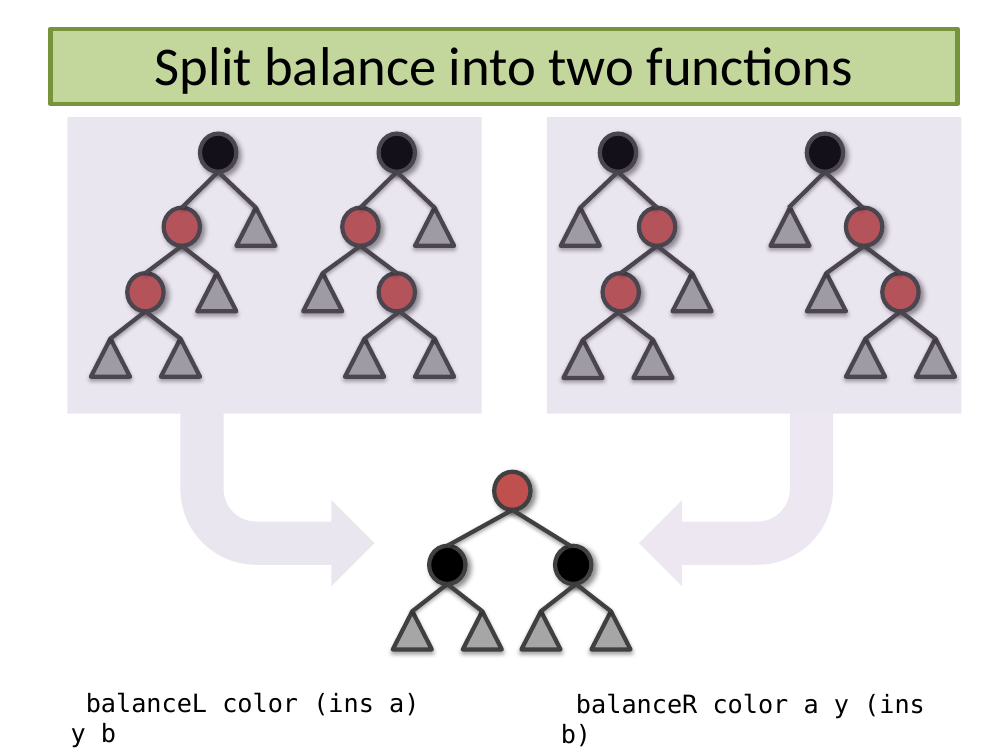
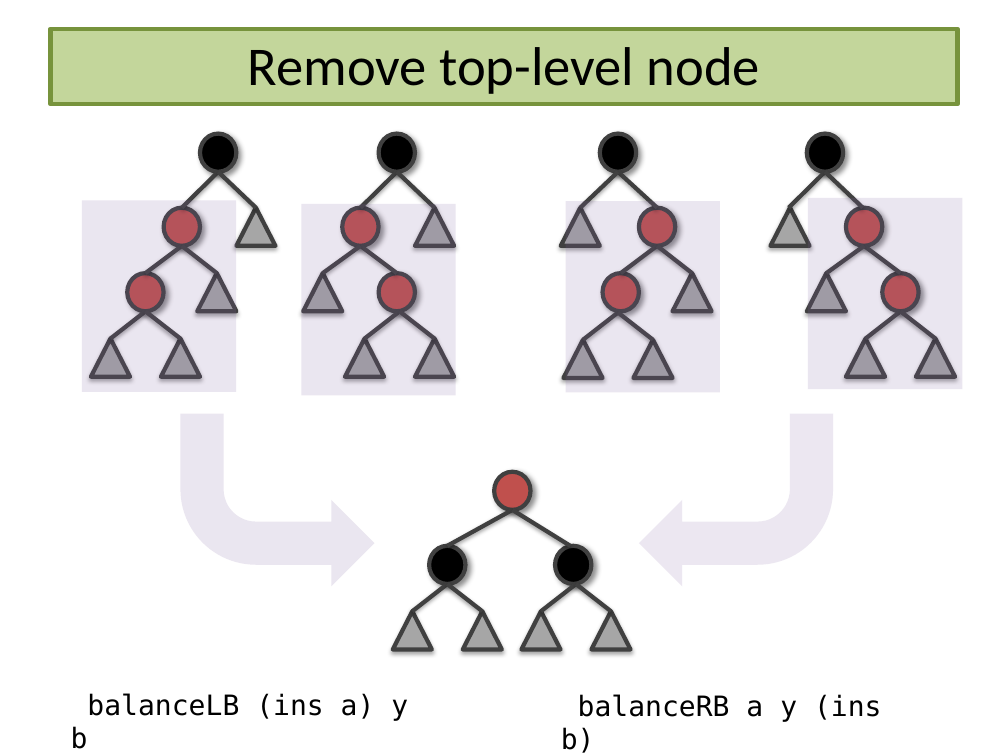
Before and after one commit to sweirich/dth, a slide deck: slide 22 of depending-on-types/depending-on-types.pptx (slide 21 before the commit). Drawn at 1008x756 pixels with LibreOffice and Linux fonts; fonts in the diff are those of the drawing. Boxes give left, top, right and bottom in pixels: in the first picture for what was removed or moved away, otherwise in the second. Text is boxed around its words. In the diff, an @@ line names an element or a change of style, - is before the commit and + after.

```diff
--- a/depending-on-types/depending-on-types.pptx
+++ b/depending-on-types/depending-on-types.pptx
@@ title at box(248, 47, 760, 94): text changed @@
-Split balance into two functions
+Remove top-level node
@@ rectangle: place and size @@
-rectangle at box(68, 117, 482, 413)
+rectangle at box(82, 201, 236, 392)
@@ rectangle added at box(301, 204, 456, 395), fill #8064A2 at 16% opacity @@
@@ rectangle: place and size @@
-rectangle at box(547, 117, 962, 413)
+rectangle at box(565, 201, 720, 392)
@@ rectangle added at box(808, 198, 963, 389), fill #8064A2 at 16% opacity @@
@@ text at box(71, 693, 408, 749): text changed; size 18 to 20 pt @@
-balanceL color (ins a) y b
+balanceLB (ins a) y b
@@ text at box(561, 694, 882, 753): text changed; size 18 to 20 pt @@
-balanceR color a y (ins b)
+balanceRB a y (ins b)
```
Also in this commit, not shown: 7 other slides changed, 1 slide added, 1 slide removed.
